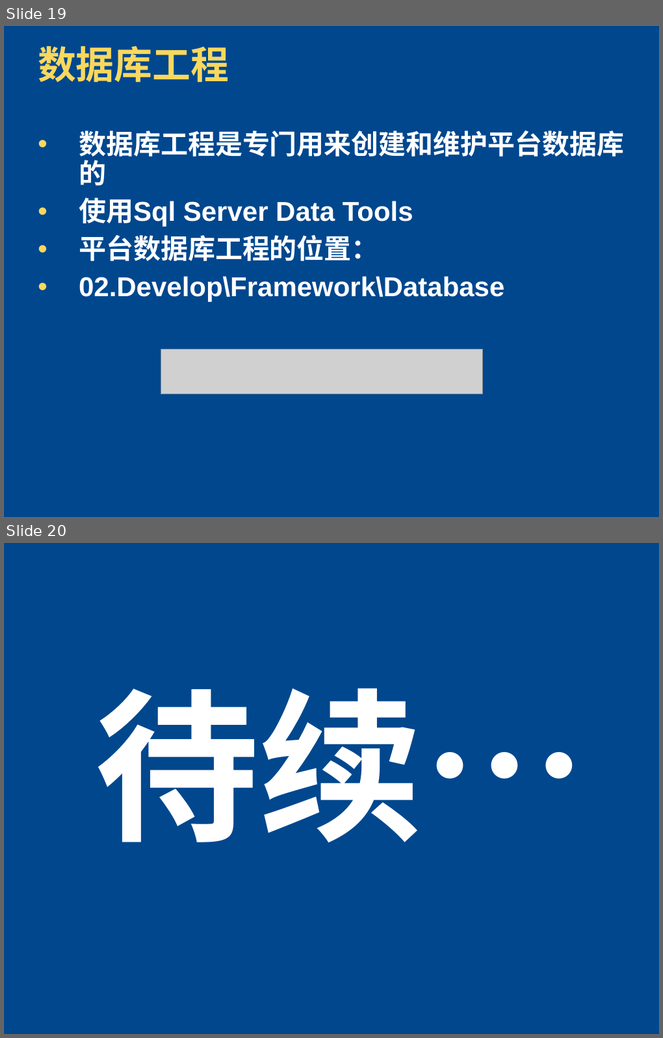
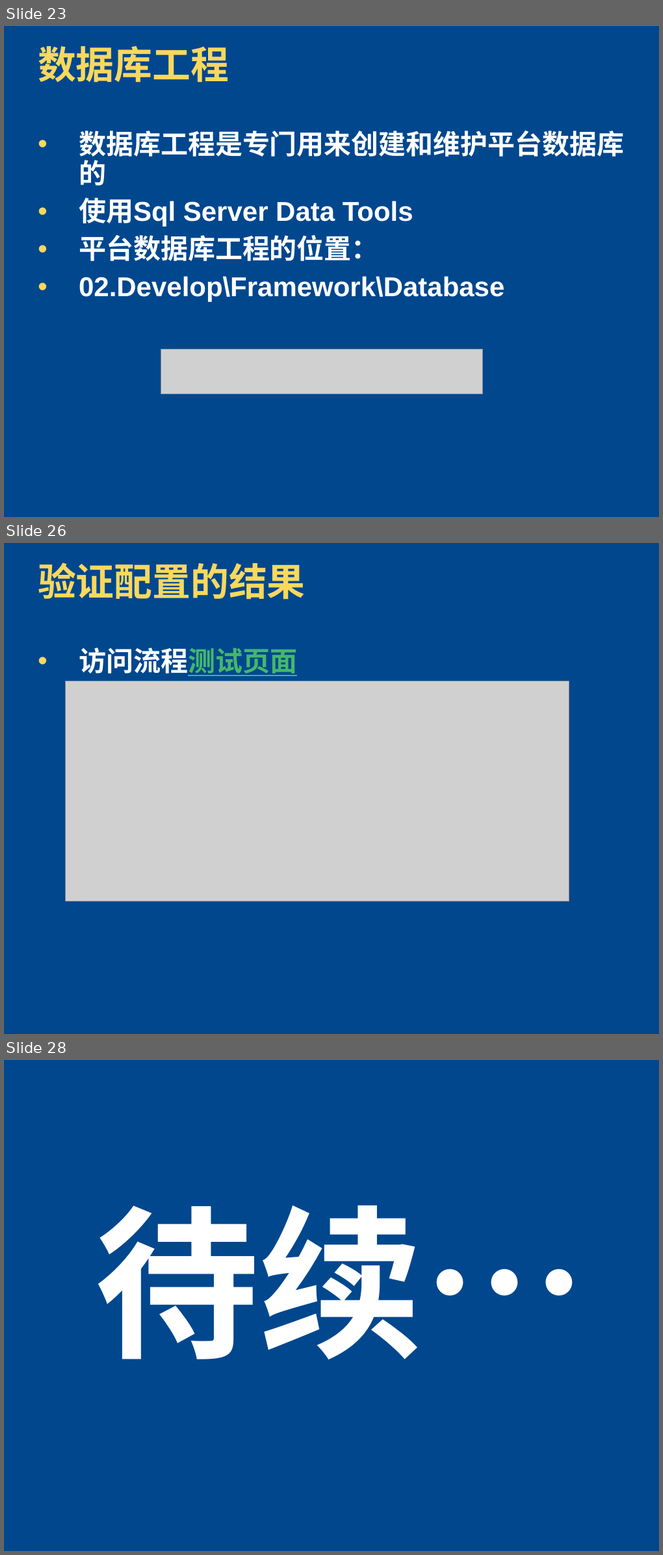
Before and after one commit to zhshen/AK47Documents, a slide deck: 平台开发培训/01-MCS.Framework Dev-Environment.pptx. Shown one above the other, each under a label of ours: slides 19 and 20 before the commit, slides 23, 26 and 28 after it; the slides between them are not shown. The pictures are 663x1038 and 663x1555 pixels, drawn with LibreOffice and Linux fonts; fonts in the diff are those of the drawing; grey boxes stand for pictures; background and template pictures are left out. Boxes give left, top, right and bottom in pixels: in the first picture for what was removed or moved away, otherwise in the second. Text is boxed around its words. In the diff, an @@ line names an element or a change of style, - is before the commit and + after.

Commit message:
调整配置文档的一些示例。按照最新的版本来配置。

```diff
--- a/平台开发培训/01-MCS.Framework Dev-Environment.pptx
+++ b/平台开发培训/01-MCS.Framework Dev-Environment.pptx
@@ slide 26 added at bbox=[4, 543, 659, 1034], background picture (left out) @@
@@ title added at bbox=[38, 563, 306, 600], 42 pt, text #F9D85D, bold @@
+验证配置的结果
@@ text added at bbox=[79, 648, 297, 676], 30 pt, text #FFFFFF, bold @@
+• 访问流程测试页面
@@ picture added at bbox=[66, 681, 570, 901] @@
@@ what was slide 19 is now slide 23 @@
@@ what was slide 20 is now slide 28 @@
```
Also in this commit, not shown: 9 slides changed, 7 other slides added.
